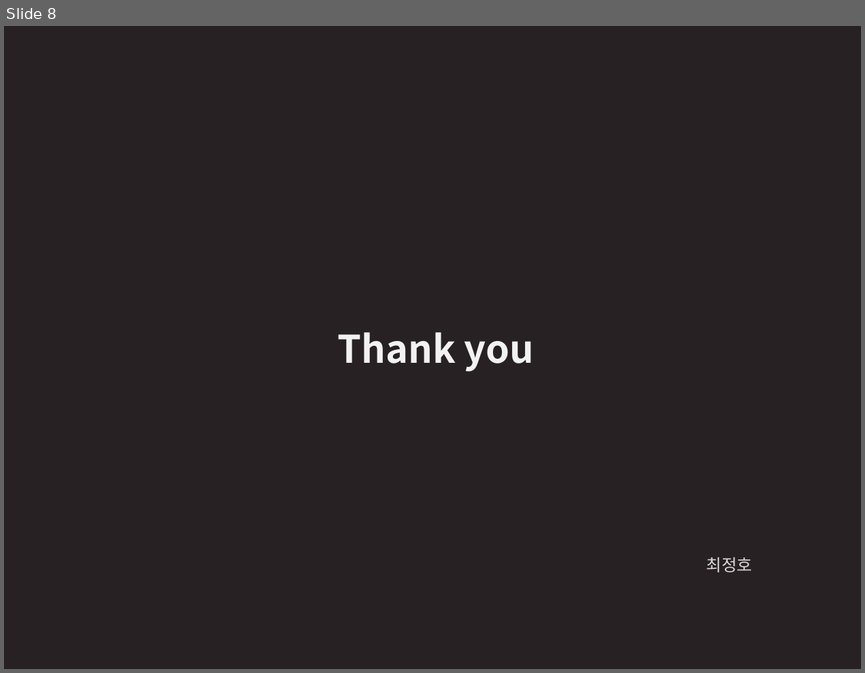
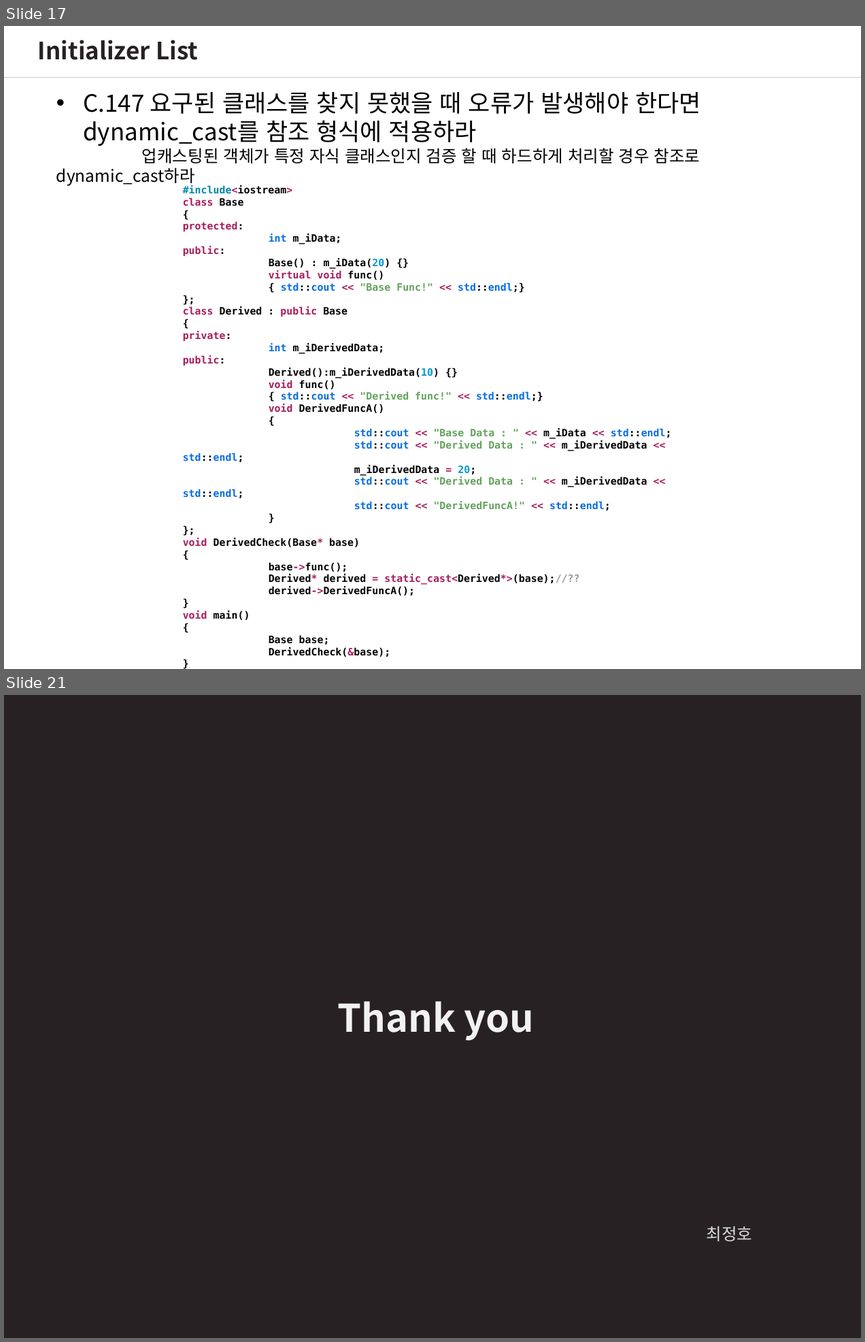
Before and after one commit to wjdgh2910a/CPP_Core_Guidelines_Study, a slide deck: CoreGuideLinesStudy_2.pptx. Shown one above the other, each under a label of ours: slide 8 before the commit, slides 17 and 21 after it; the slides between them are not shown. The pictures are 865x673 and 865x1342 pixels, drawn with LibreOffice and Linux fonts; fonts in the diff are those of the drawing. Boxes give left, top, right and bottom in pixels: in the first picture for what was removed or moved away, otherwise in the second. Text is boxed around its words. In the diff, an @@ line names an element or a change of style, - is before the commit and + after.

```diff
--- a/CoreGuideLinesStudy_2.pptx
+++ b/CoreGuideLinesStudy_2.pptx
@@ slide 17 added at [4,26,861,669], background #FFFFFF @@
@@ text added at [38,40,198,60], 20 pt, text #272123, bold @@
+Initializer List
@@ line added from (861, 78) to (4, 78), #A6A6A6 0.75 pt @@
@@ text added at [56,92,701,186], 20 pt, text #000000 @@
+• C.147 요구된 클래스를 찾지 못했을 때 오류가 발생해야 한다면 dynamic_cast를 참조 형식에 적용하라
+업캐스팅된 객체가 특정 자식 클래스인지 검증 할 때 하드하게 처리할 경우 참조로 dynamic_cast하라
@@ text added at [183,185,672,656], 8.5 pt, text #010101, bold @@
+#include<iostream>
+class Base
+{
+protected:
+int m_iData;
+public:
+Base() : m_iData(20) {}
+virtual void func()
+{ std::cout << "Base Func!" << std::endl;}
+};
+class Derived : public Base
+{
+private:
+int m_iDerivedData;
+public:
+Derived():m_iDerivedData(10) {}
+void func()
+{ std::cout << "Derived func!" << std::endl;}
+void DerivedFuncA()
+{
+std::cout << "Base Data : " << m_iData << std::endl;
+std::cout << "Derived Data : " << m_iDerivedData << std::endl;
+m_iDerivedData = 20;
+std::cout << "Derived Data : " << m_iDerivedData << std::endl;
+std::cout << "DerivedFuncA!" << std::endl;
+}
+};
+void DerivedCheck(Base* base)
+{
+base->func();
+Derived* derived = static_cast<Derived*>(base);//??
+derived->DerivedFuncA();
+}
+void main()
+{
+Base base;
+DerivedCheck(&base);
+}
@@ what was slide 8 is now slide 21 @@
```
Also in this commit, not shown: 12 other slides added.
